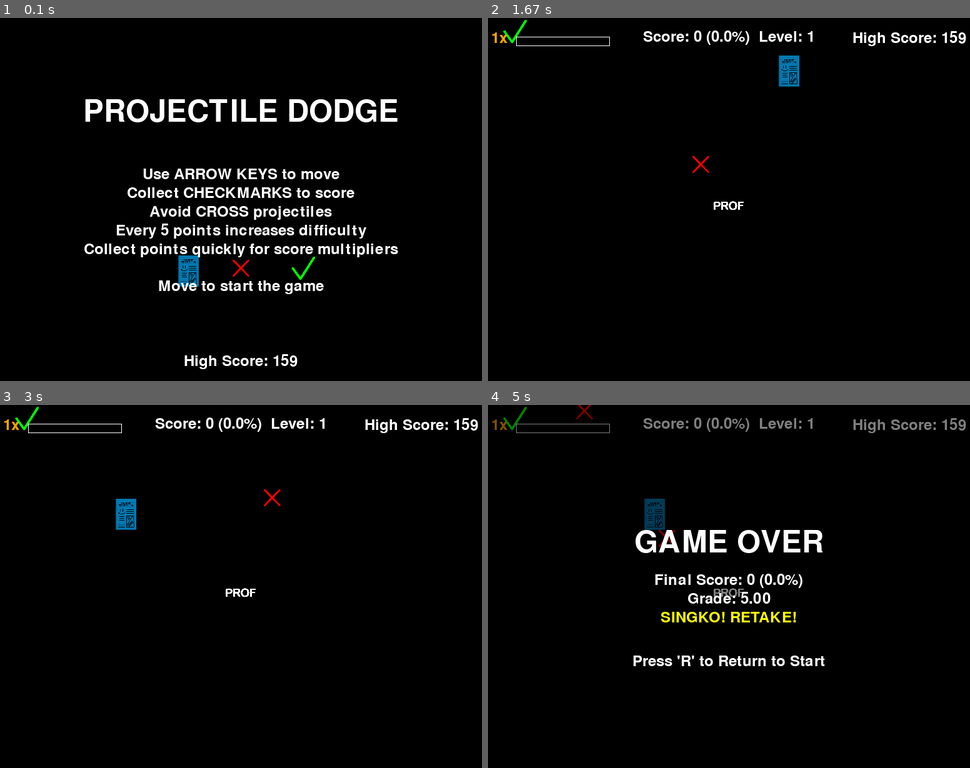
Above: before the commit, frames 1-4 (two rows, left to right).
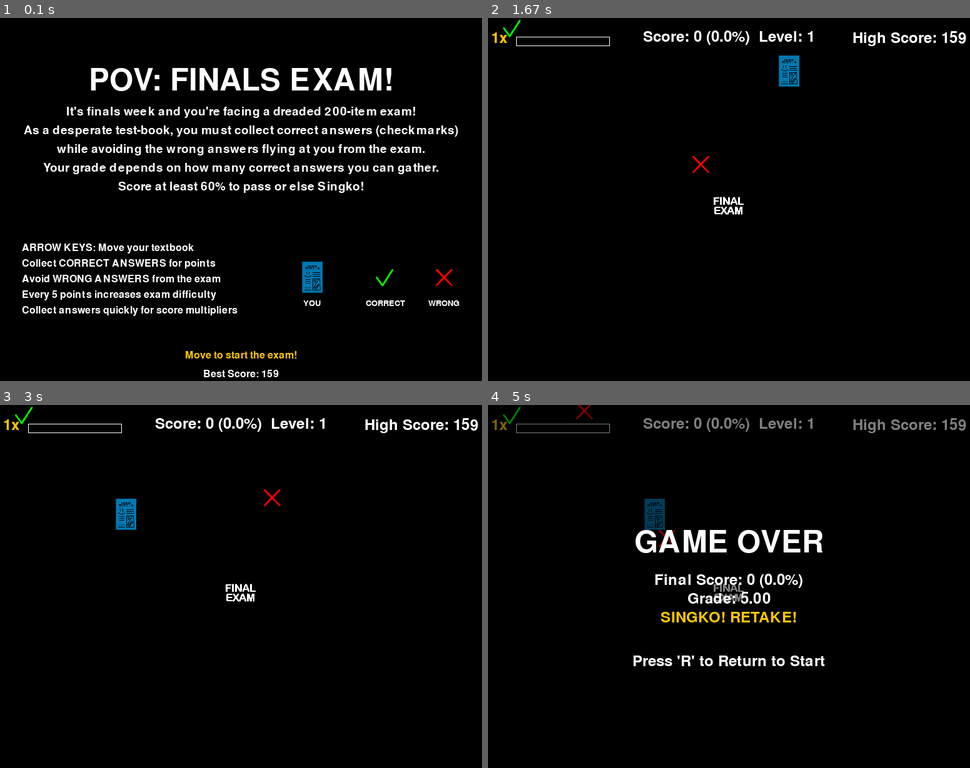
Above: after the commit, the same moments.

Repository: ThatDott/The-Last-Bluebook
Game: pygame game, started from pygame_template.py
Two runs of this game, one before a commit and one after it. Both use one fixed random seed, a clock stepped at 60 frames per second and the inputs below.
Inputs:
- Up to frame 1 (0.1 s): no input
- Up to frame 2 (1.67 s): hold Right 0.33-0.8 s; hold Up 0.83-1.13 s; hold Right 1.17-1.63 s
- Up to frame 3 (3 s): hold Left 1.67-2.2 s; hold Down 2.23-2.53 s; hold Left 2.57-2.97 s
- Up to frame 4 (5 s): hold Up 3-3.37 s; hold Right 3.4-4.03 s; hold Down 4.07-4.43 s; hold Left 4.47-4.93 s

The runs differ from the first frame. In frame 1, 15% of the frame differs, in the area x 4-96%, y 13-99%; in frame 2, 0.3%; in frame 3, 0.3%; in frame 4, 0.6%.

Commit message:
feat: improved starting screen and added game context

Diff:
--- a/pygame_template.py
+++ b/pygame_template.py
@@ -28,13 +28,13 @@
 RED = (255, 0, 0)
 GREEN = (0, 255, 0)
 BLUE = (0, 0, 255)
-YELLOW = (255, 255, 0)
+YELLOW = (255, 200, 0)
 PURPLE = (128, 0, 128)
 ORANGE = (255, 165, 0)
 
 # Create the game window
 screen = pygame.display.set_mode((SCREEN_WIDTH, SCREEN_HEIGHT))
-pygame.display.set_caption("Projectile Dodge Game")
+pygame.display.set_caption("POV: FINALS EXAM!")
 clock = pygame.time.Clock()
 
 # Create directories if they don't exist
@@ -102,7 +102,7 @@
 projectile_size = 15
 projectile_image = pygame.transform.scale(projectile_image, (projectile_size*2, projectile_size*2))
 
-point_size = 20
+point_size = 15
 point_image = pygame.transform.scale(point_image, (point_size*2, point_size*2))
 
 # Create sound files if they don't exist
@@ -239,7 +239,7 @@
 
     if percentage > 100:
         grade = "1.00"
-        message = "SUMMA SOBRA NA ANG SCORE!"
+        message = "SUMMA-SOBRA NA SA TOTAL! WOWOWOW!"
     elif percentage >= 95.2:
         grade = "1.00"
         message = "HALIMAW! SUMMA CUM LAUDE!"
@@ -508,44 +508,74 @@
 
     # Draw title
     font_title = pygame.font.SysFont(None, 72)
-    title_text = font_title.render("PROJECTILE DODGE", True, WHITE)
-    title_rect = title_text.get_rect(center=(SCREEN_WIDTH/2, SCREEN_HEIGHT/4))
+    title_text = font_title.render("POV: FINALS EXAM!", True, WHITE)
+    title_rect = title_text.get_rect(center=(SCREEN_WIDTH/2, SCREEN_HEIGHT/6))
+
+    # Draw context
+    font_context = pygame.font.SysFont(None, 28)
+    context_text = [
+        "It's finals week and you're facing a dreaded 200-item exam!",
+        "As a desperate test-book, you must collect correct answers (checkmarks)",
+        "while avoiding the wrong answers flying at you from the exam.",
+        "Your grade depends on how many correct answers you can gather.",
+        "Score at least 60% to pass or else Singko!"
+    ]
 
     # Draw instructions
-    font_instructions = pygame.font.SysFont(None, 36)
+    font_instructions = pygame.font.SysFont(None, 24)
     instructions = [
-        "Use ARROW KEYS to move",
-        "Collect CHECKMARKS to score",
-        "Avoid CROSS projectiles",
-        "Every 5 points increases difficulty",
-        "Collect points quickly for score multipliers",
-        "",
-        "Move to start the game"
+        "ARROW KEYS: Move your textbook",
+        "Collect CORRECT ANSWERS for points",
+        "Avoid WRONG ANSWERS from the exam",
+        "Every 5 points increases exam difficulty",
+        "Collect answers quickly for score multipliers"
     ]
 
-    # Draw player and projectile examples
-    screen.blit(player_image, (SCREEN_WIDTH/2 - 100, SCREEN_HEIGHT/2 + 80))
-    screen.blit(projectile_image, (SCREEN_WIDTH/2 - projectile_size, SCREEN_HEIGHT/2 + 100 - projectile_size))
-    screen.blit(point_image, (SCREEN_WIDTH/2 + 100 - point_size, SCREEN_HEIGHT/2 + 100 - point_size))
+    # Draw player and projectile examples with labels
+    screen.blit(player_image, (SCREEN_WIDTH/2 + 98, SCREEN_HEIGHT/2 + 90))
+    screen.blit(point_image, (SCREEN_WIDTH/2 + 215, SCREEN_HEIGHT/2 + 100))
+    screen.blit(projectile_image, (SCREEN_WIDTH/2 + 310, SCREEN_HEIGHT/2 + 100))
+
+    label_font = pygame.font.SysFont(None, 20)
+    textbook_label = label_font.render("YOU", True, WHITE)
+    correct_label = label_font.render("CORRECT", True, WHITE)
+    wrong_label = label_font.render("WRONG", True, WHITE)
+
+    screen.blit(textbook_label, (SCREEN_WIDTH/2 + 100, SCREEN_HEIGHT/2 + 150))
+    screen.blit(correct_label, (SCREEN_WIDTH/2 + 200, SCREEN_HEIGHT/2 + 150))
+    screen.blit(wrong_label, (SCREEN_WIDTH/2 + 300, SCREEN_HEIGHT/2 + 150))
 
     # Draw high score
-    high_score_text = font_instructions.render(f"High Score: {high_score}", True, WHITE)
-    high_score_rect = high_score_text.get_rect(center=(SCREEN_WIDTH/2, SCREEN_HEIGHT - 50))
+    high_score_text = font_instructions.render(f"Best Score: {high_score}", True, WHITE)
+    high_score_rect = high_score_text.get_rect(center=(SCREEN_WIDTH/2, SCREEN_HEIGHT - 30))
+
+    # Draw start instruction
+    start_text = font_instructions.render("Move to start the exam!", True, YELLOW)
+    start_rect = start_text.get_rect(center=(SCREEN_WIDTH/2, SCREEN_HEIGHT - 60))
 
     # Render everything
     screen.blit(title_text, title_rect)
+
+    # Render context
+    for i, line in enumerate(context_text):
+        context_line = font_context.render(line, True, WHITE)
+        context_rect = context_line.get_rect(center=(SCREEN_WIDTH/2, SCREEN_HEIGHT/4 + i * 30))
+        screen.blit(context_line, context_rect)
+
+    # Render instructions
     for i, line in enumerate(instructions):
         instruction_text = font_instructions.render(line, True, WHITE)
-        instruction_rect = instruction_text.get_rect(center=(SCREEN_WIDTH/2, SCREEN_HEIGHT/2 - 50 + i * 30))
+        instruction_rect = instruction_text.get_rect(left=50, top=SCREEN_HEIGHT/2 + 60 + i * 25)
         screen.blit(instruction_text, instruction_rect)
 
     screen.blit(high_score_text, high_score_rect)
+    screen.blit(start_text, start_rect)
 
 def draw_multiplier_bar():
     """Draw the multiplier timer bar and current multiplier"""
     # Always draw multiplier text, even at 1x
     font = pygame.font.SysFont(None, 36)
-    multiplier_text = font.render(f"{score_multiplier}x", True, ORANGE)
+    multiplier_text = font.render(f"{score_multiplier}x", True, YELLOW)
     multiplier_rect = multiplier_text.get_rect(topleft=(20, 20))
     screen.blit(multiplier_text, multiplier_rect)
 
@@ -560,7 +590,7 @@
     if score_multiplier > 1:
         fill_width = int((multiplier_timer / multiplier_duration) * bar_width)
         if fill_width > 0:
-            pygame.draw.rect(screen, ORANGE, (bar_x, bar_y, fill_width, bar_height))
+            pygame.draw.rect(screen, YELLOW, (bar_x, bar_y, fill_width, bar_height))
 
 def draw_game():
     """Draw the game screen"""
Binary file changed: images/generator.png
